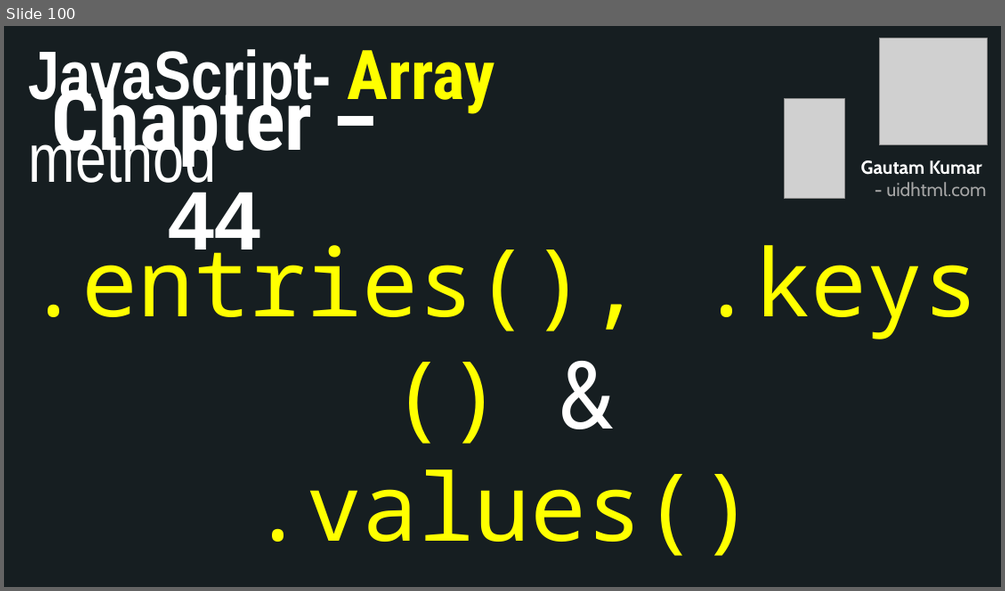
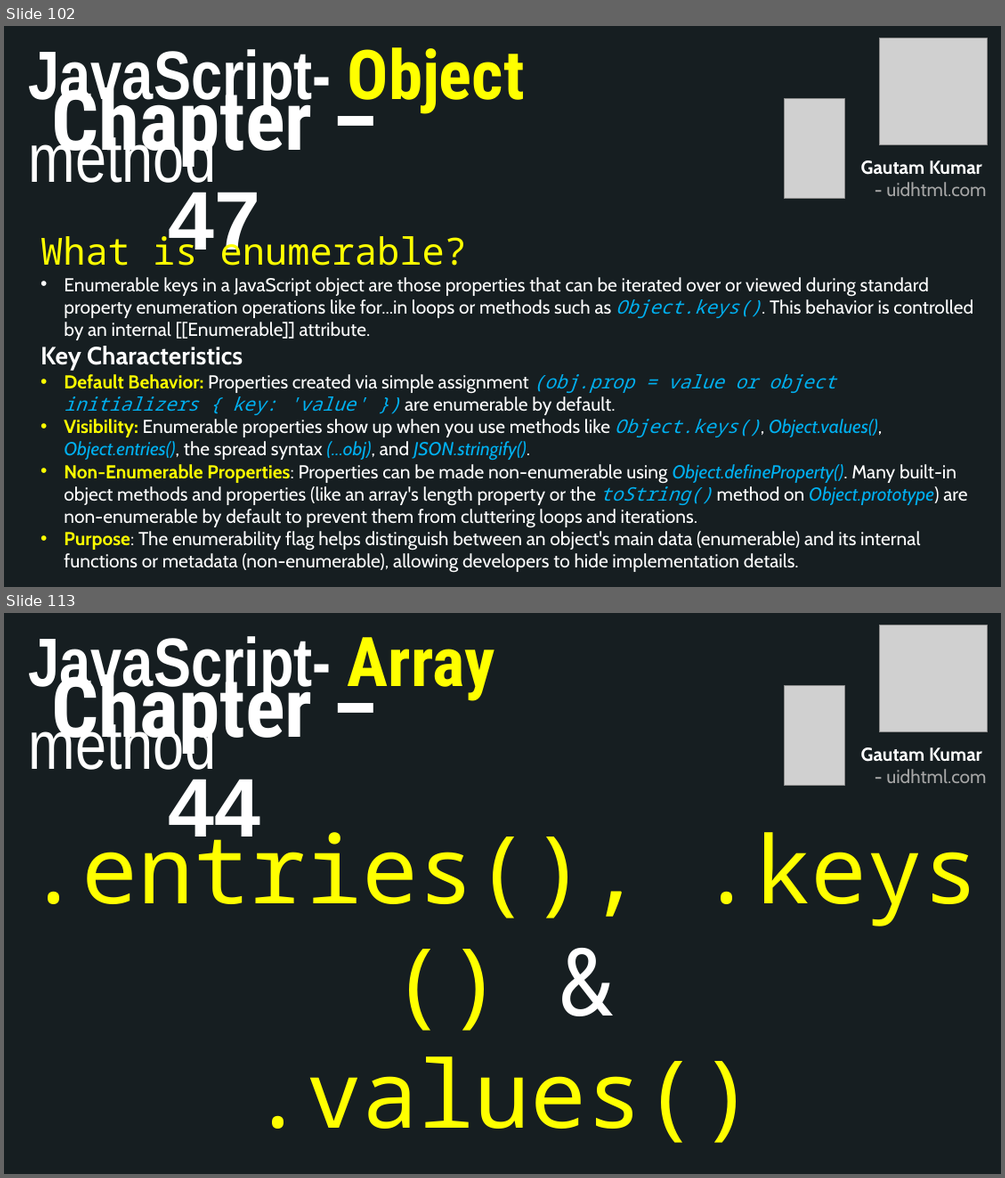
Before and after one commit to uidhtml/javascript-tutorials, a slide deck: Javascript Tutorials.pptx. Shown one above the other, each under a label of ours: slide 100 before the commit, slides 102 and 113 after it; the slides between them are not shown. The pictures are 1005x591 and 1005x1178 pixels, drawn with LibreOffice and Linux fonts; fonts in the diff are those of the drawing; grey boxes stand for pictures. Boxes give left, top, right and bottom in pixels: in the first picture for what was removed or moved away, otherwise in the second. Text is boxed around its words. In the diff, an @@ line names an element or a change of style, - is before the commit and + after.

Commit message:
Added chapter 45

```diff
--- a/Javascript Tutorials.pptx
+++ b/Javascript Tutorials.pptx
@@ slide 102 added at [4,26,1001,587], background #2C3C43; not listed: 10 template elements that a slide beside it also shows @@
@@ rectangle added at [4,26,1001,587], fill #161E22 @@
@@ text added at [29,47,525,194], 66 pt, text #FFFFFF, bold @@
+JavaScript- Object method
@@ picture added at [880,38,987,145] @@
@@ title added at [51,74,313,265], 80 pt, text #FFFFFF, bold @@
+Chapter – 47
@@ picture added at [785,99,844,199] @@
@@ text added at [861,160,986,196], 18 pt, text #A6A6A6, bold @@
+Gautam Kumar
+- uidhtml.com
@@ text added at [40,230,973,572], 18 pt, text #FFFFFF @@
+What is enumerable?
+• Enumerable keys in a JavaScript object are those properties that can be iterated over or viewed during standard property enumeration operations like for...in loops or methods such as Object.keys(). This behavior is controlled by an internal [[Enumerable]] attribute.
+Key Characteristics
+• Default Behavior: Properties created via simple assignment (obj.prop = value or object initializers { key: 'value' }) are enumerable by default.
+• Visibility: Enumerable properties show up when you use methods like Object.keys(), Object.values(), Object.entries(), the spread syntax (...obj), and JSON.stringify().
+• Non-Enumerable Properties: Properties can be made non-enumerable using Object.defineProperty(). Many built-in object methods and properties (like an array's length property or the toString() method on Object.prototype) are non-enumerable by default to prevent them from cluttering loops and iterations.
+• Purpose: The enumerability flag helps distinguish between an object's main data (enumerable) and its internal functions or metadata (non-enumerable), allowing developers to hide implementation details.
@@ what was slide 100 is now slide 113 @@
```
Also in this commit, not shown: 12 other slides added, 6 other files.
